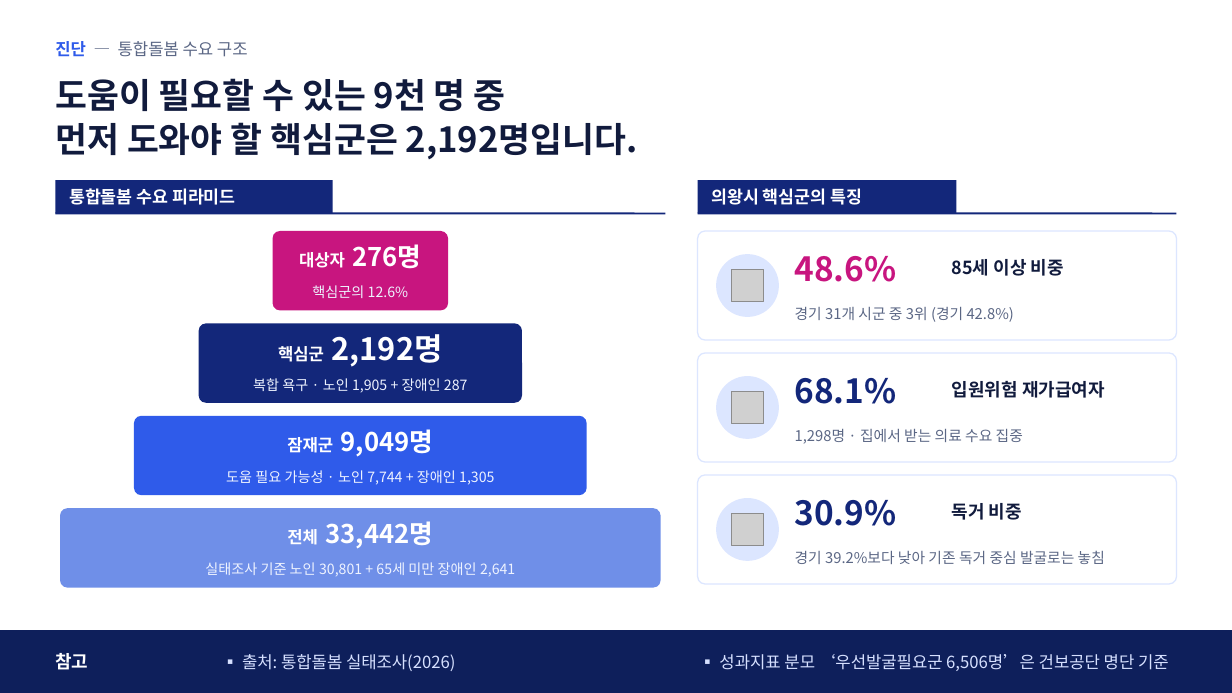
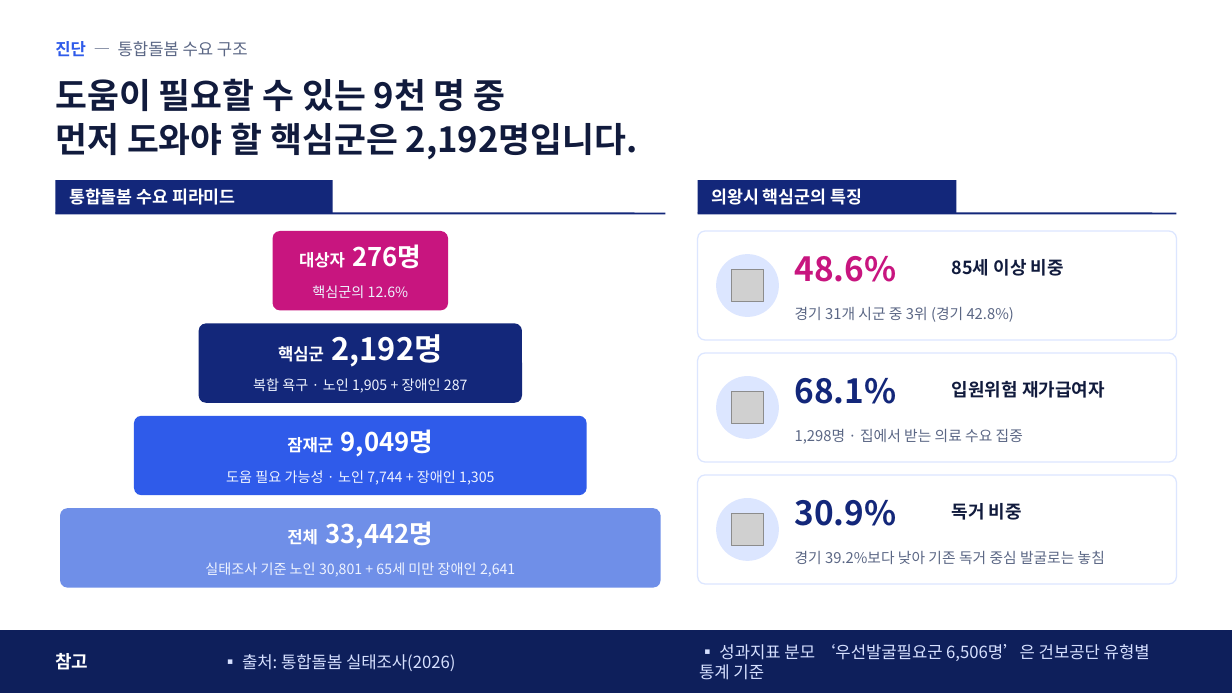
Before and after one commit to skys0430-creator/ssosso0430, a slide deck: slide 6 of docs/uiwang-2027-plan/files/2027_지역계획_협의체심의_발표자료_v3.pptx. Drawn at 1232x693 pixels with LibreOffice and Linux fonts; fonts in the diff are those of the drawing; grey boxes stand for pictures; background and template pictures are left out. Boxes give left, top, right and bottom in pixels: in the first picture for what was removed or moved away, otherwise in the second. Text is boxed around its words. In the diff, an @@ line names an element or a change of style, - is before the commit and + after.

```diff
--- a/docs/uiwang-2027-plan/files/2027_지역계획_협의체심의_발표자료_v3.pptx
+++ b/docs/uiwang-2027-plan/files/2027_지역계획_협의체심의_발표자료_v3.pptx
@@ text at <box>699,644,1150,680</box>: text changed @@
-▪ 성과지표 분모 ‘우선발굴필요군 6,506명’은 건보공단 명단 기준
+▪ 성과지표 분모 ‘우선발굴필요군 6,506명’은 건보공단 유형별 통계 기준
```
Also in this commit, not shown: 3 other files.
